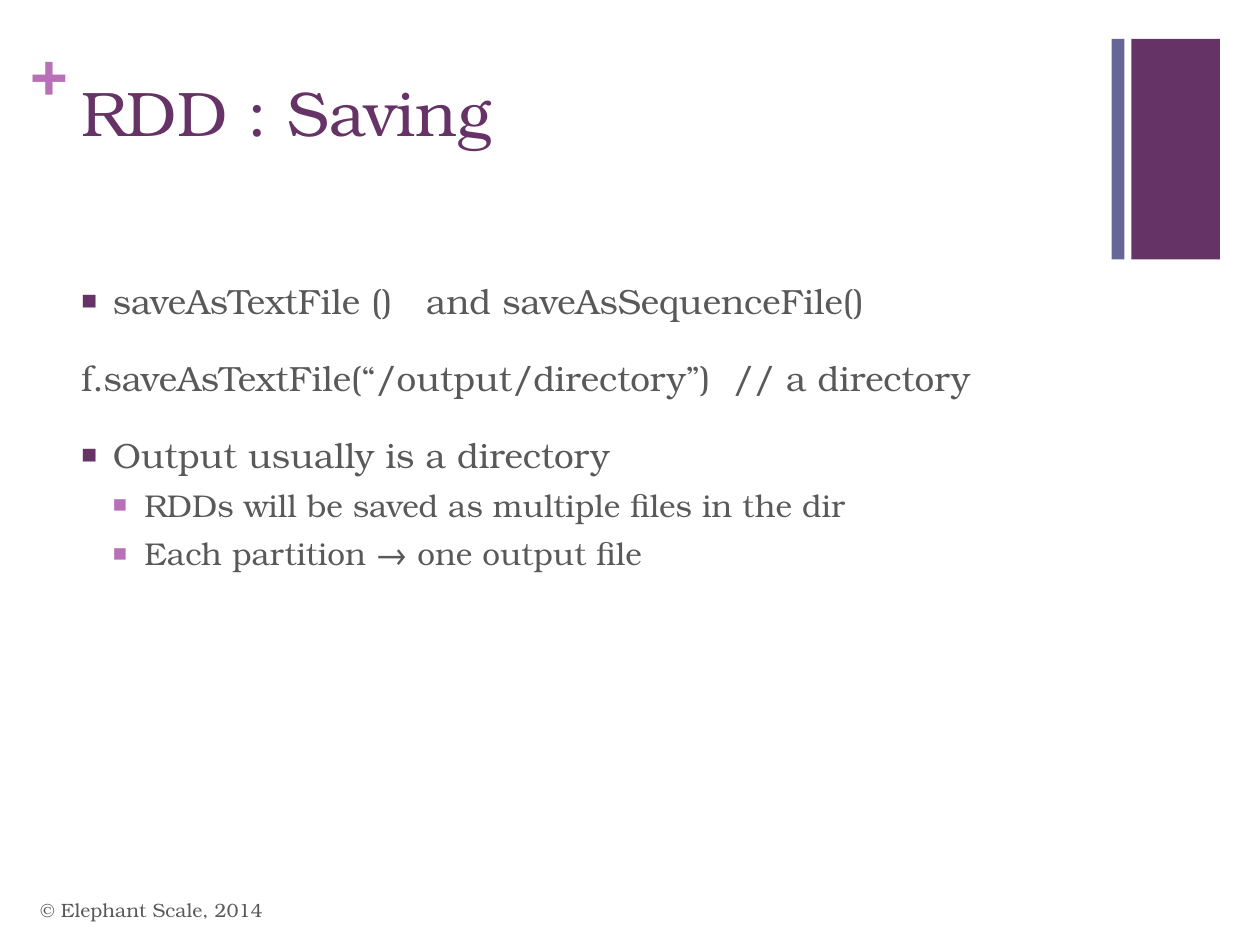
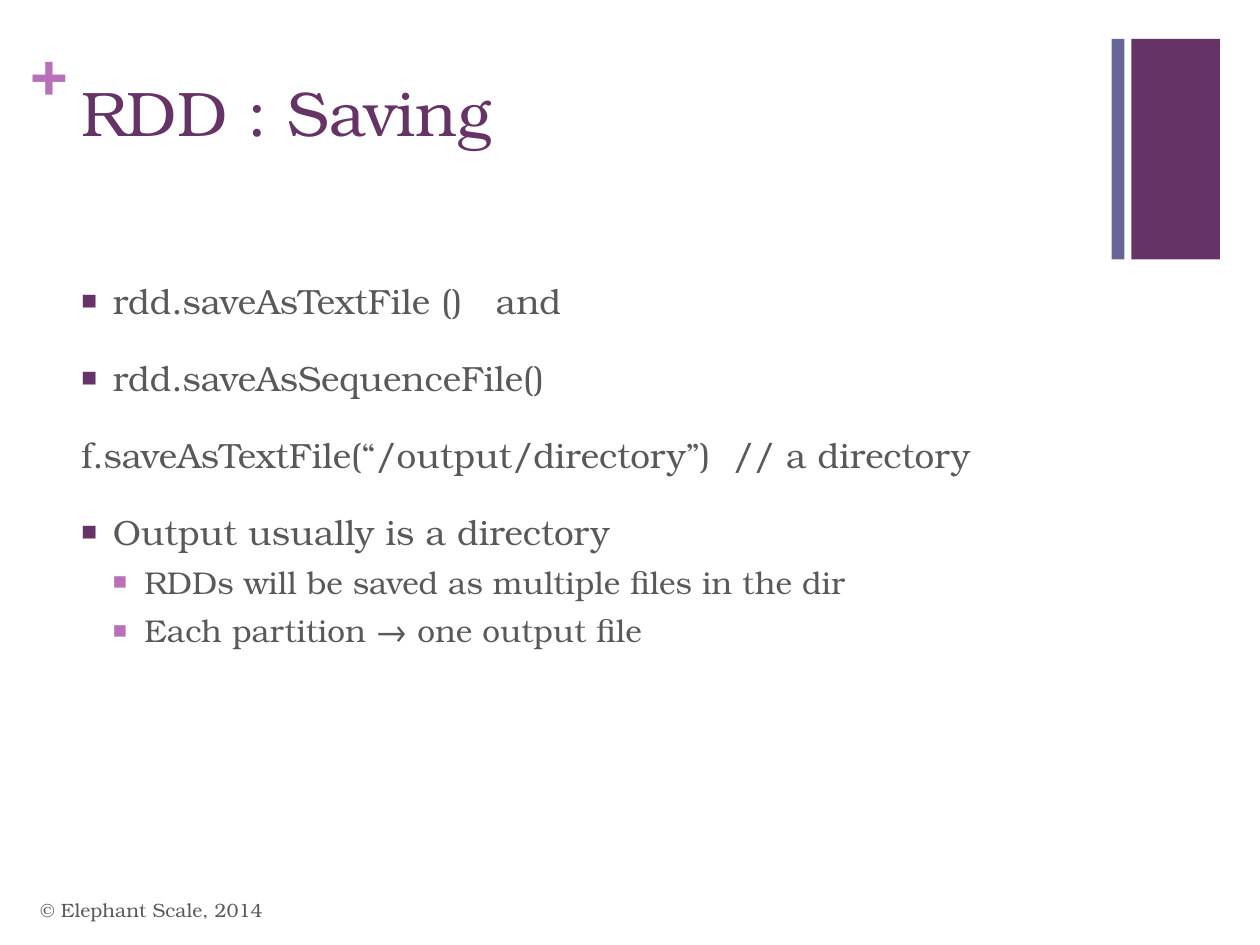
Before and after one commit to mattvinks/spark-labs, a slide deck: slide 28 of slides/02_Spark_Intro.pptx (slide 25 before the commit). Drawn at 1260x945 pixels with LibreOffice and Linux fonts; fonts in the diff are those of the drawing. Boxes give left, top, right and bottom in pixels: in the first picture for what was removed or moved away, otherwise in the second. Text is boxed around its words. In the diff, an @@ line names an element or a change of style, - is before the commit and + after.

```diff
--- a/slides/02_Spark_Intro.pptx
+++ b/slides/02_Spark_Intro.pptx
@@ text at [113, 289, 561, 399]: text changed @@
-■ saveAsTextFile () and saveAsSequenceFile()
+■ rdd.saveAsTextFile () and
+■ rdd.saveAsSequenceFile()
```
Also in this commit, not shown: 5 other slides changed, 4 slides added, 1 slide removed, 16 other files.
